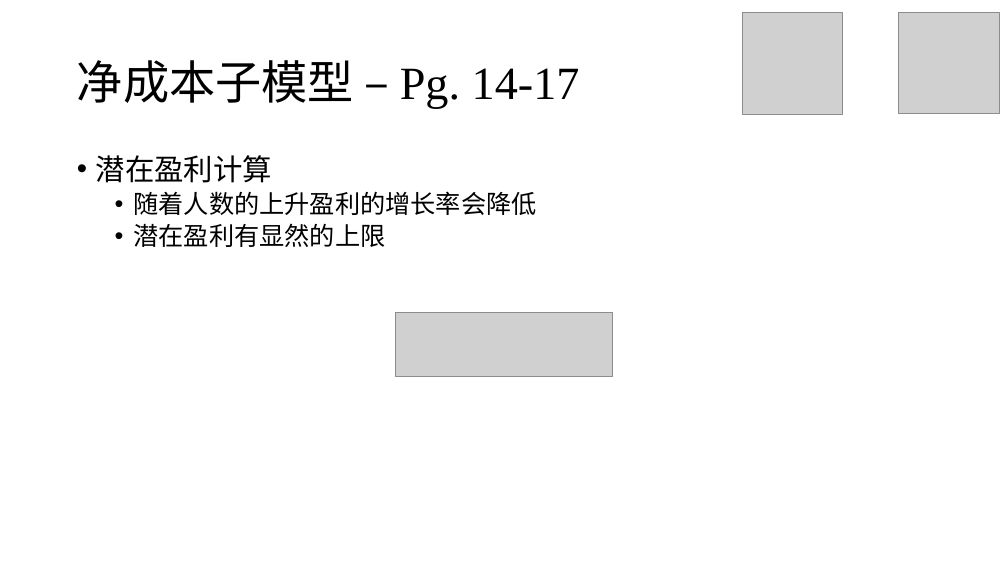
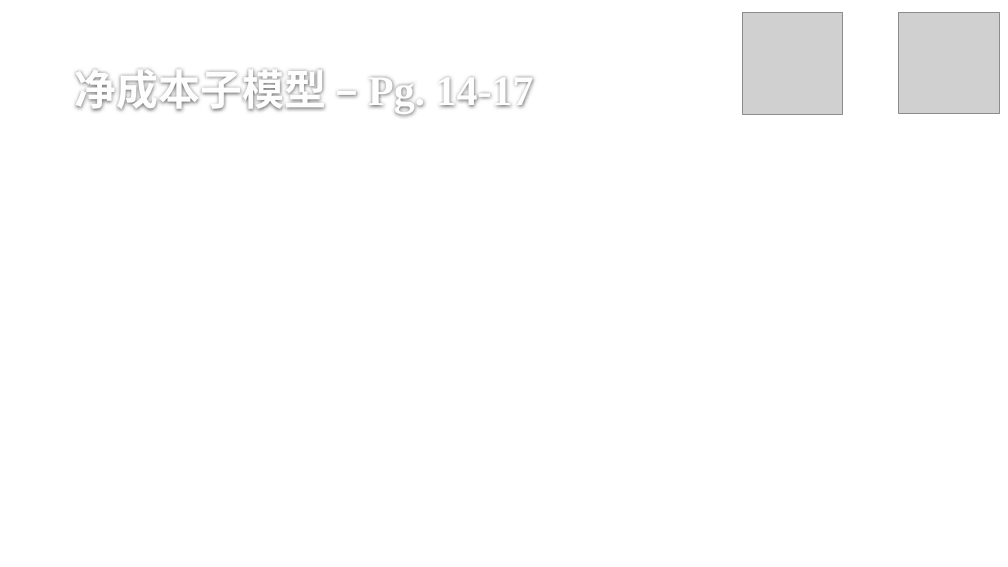
Before and after one commit to stOOrz-Science-Mind/2019_HiMCM_A_10005, a slide deck: slide 33 of 10005.pptx (slide 32 before the commit). Drawn at 1008x567 pixels with LibreOffice and Linux fonts; fonts in the diff are those of the drawing; grey boxes stand for pictures; background and template pictures are left out. Boxes give left, top, right and bottom in pixels: in the first picture for what was removed or moved away, otherwise in the second. Text is boxed around its words. In the diff, an @@ line names an element or a change of style, - is before the commit and + after.

```diff
--- a/10005.pptx
+++ b/10005.pptx
@@ title "净成本子模型 – Pg. 14-17" moved from (x1=77, y1=60, x2=580, y2=109) to (x1=75, y1=70, x2=534, y2=113) @@
@@ title "净成本子模型 – Pg. 14-17" at (x1=75, y1=70, x2=534, y2=113): size 44 to 40 pt, text colour #000000 to #FEFEFE, bold on; line spacing 0.9 to 1; vertical alignment middle to bottom @@
@@ text removed at (x1=96, y1=155, x2=537, y2=247) @@
-• 潜在盈利计算
-  • 随着人数的上升盈利的增长率会降低
-  • 潜在盈利有显然的上限
@@ picture removed at (x1=396, y1=312, x2=613, y2=377) @@
```
Also in this commit, not shown: 43 other slides changed, 1 slide added.
